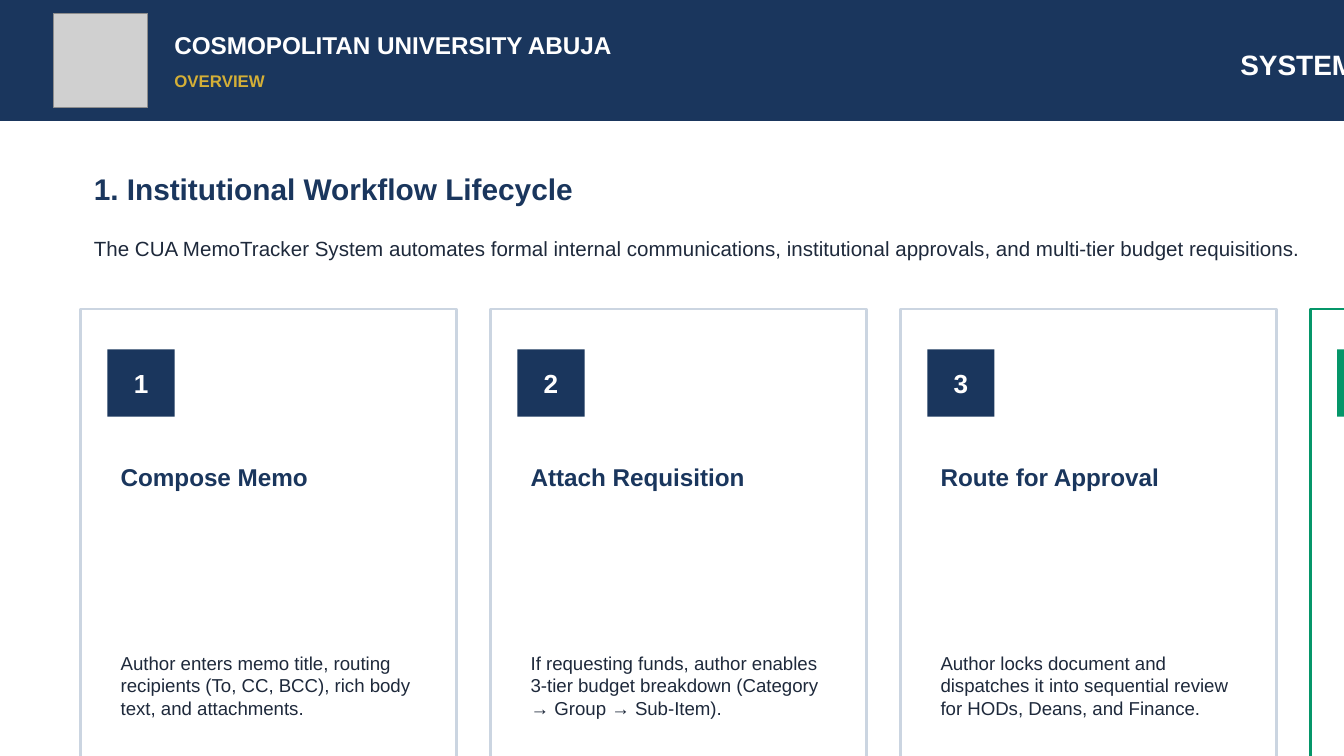
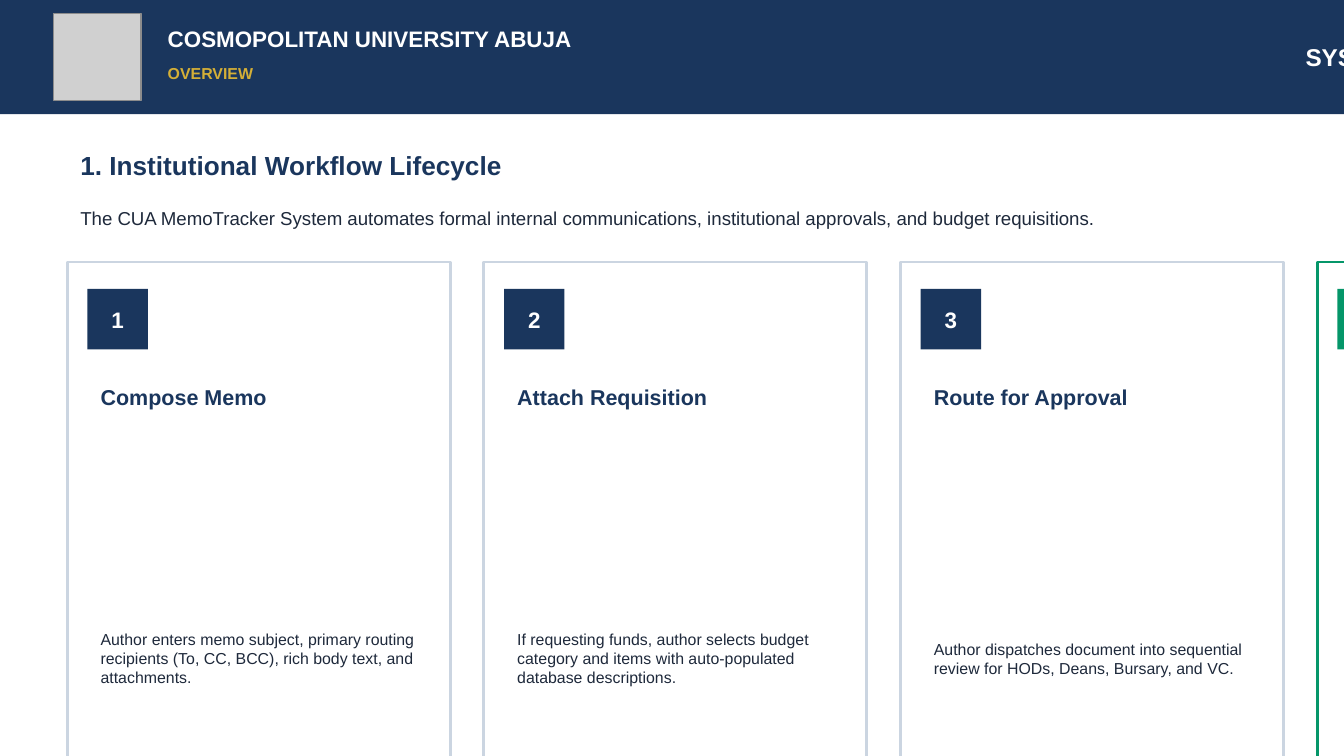
Before and after one commit to DevSadeeqSafana/CUA-MEMOTRACKER, a slide deck: slide 2 of public/CUAMemoTracker_User_Manual.pptx. Drawn at 1344x756 pixels with LibreOffice and Linux fonts; fonts in the diff are those of the drawing; grey boxes stand for pictures. Boxes give left, top, right and bottom in pixels: in the first picture for what was removed or moved away, otherwise in the second. Text is boxed around its words. In the diff, an @@ line names an element or a change of style, - is before the commit and + after.

```diff
--- a/public/CUAMemoTracker_User_Manual.pptx
+++ b/public/CUAMemoTracker_User_Manual.pptx
@@ rectangle: place and size @@
-rectangle at <box>0,0,1344,121</box>
+rectangle at <box>0,0,1344,114</box>
@@ picture: place and size @@
-picture at <box>54,13,148,108</box>
+picture at <box>54,13,141,101</box>
@@ text "COSMOPOLITAN UNIVERSITY ABUJA" at <box>168,31,571,48</box>: size 13 to 12 pt @@
@@ text "SYSTEM OVERVIEW & WORKFLOW": place and size @@
-text "SYSTEM OVERVIEW & WORKFLOW" at <box>1240,55,1344,76</box>
+text "SYSTEM OVERVIEW & WORKFLOW" at <box>941,27,1344,87</box>
@@ text "SYSTEM OVERVIEW & WORKFLOW" at <box>941,27,1344,87</box>: size 15 to 13 pt @@
@@ text "OVERVIEW" at <box>168,68,253,79</box>: size 9 to 8.5 pt @@
@@ text "1. Institutional Workflow Lifecycle": place and size @@
-text "1. Institutional Workflow Lifecycle" at <box>94,178,572,205</box>
+text "1. Institutional Workflow Lifecycle" at <box>80,156,501,180</box>
@@ text "1. Institutional Workflow Lifecycle" at <box>80,156,501,180</box>: size 16 to 14 pt @@
@@ text at <box>80,211,1094,229</box>: text changed; size 11 to 10 pt @@
-The CUA MemoTracker System automates formal internal communications, institutional approvals, and multi-tier budget requisitions.
+The CUA MemoTracker System automates formal internal communications, institutional approvals, and budget requisitions.
@@ rectangle: place and size @@
-rectangle at <box>81,309,457,756</box>
+rectangle at <box>67,262,450,756</box>
@@ rectangle: place and size @@
-rectangle at <box>491,309,867,756</box>
+rectangle at <box>484,262,867,756</box>
@@ rectangle: place and size @@
-rectangle at <box>900,309,1277,756</box>
+rectangle at <box>900,262,1284,756</box>
@@ rectangle: place and size @@
-rectangle at <box>1310,309,1344,756</box>
+rectangle at <box>1317,262,1344,756</box>
@@ size 14 to 12 pt in 4 elements at <box>1337,289,1344,349</box>, <box>945,312,957,329</box>, <box>528,312,540,328</box>, <box>111,312,123,328</box> @@
@@ text "1": place and size @@
-text "1" at <box>134,375,149,393</box>
+text "1" at <box>111,312,123,328</box>
@@ proportions changed in 4 elements at <box>1337,289,1344,349</box>, <box>921,289,981,349</box>, <box>504,289,564,349</box>, <box>87,289,148,349</box> @@
@@ rectangle: place and size @@
-rectangle at <box>108,349,175,417</box>
+rectangle at <box>87,289,148,349</box>
@@ text "2": place and size @@
-text "2" at <box>544,374,559,393</box>
+text "2" at <box>528,312,540,328</box>
@@ rectangle: place and size @@
-rectangle at <box>517,349,585,417</box>
+rectangle at <box>504,289,564,349</box>
@@ text "3": place and size @@
-text "3" at <box>954,374,969,394</box>
+text "3" at <box>945,312,957,329</box>
@@ rectangle: place and size @@
-rectangle at <box>927,349,995,417</box>
+rectangle at <box>921,289,981,349</box>
@@ text "4": place and size @@
-text "4" at <box>1337,349,1344,417</box>
+text "4" at <box>1337,289,1344,349</box>
@@ rectangle: place and size @@
-rectangle at <box>1337,349,1344,417</box>
+rectangle at <box>1337,289,1344,349</box>
@@ text "Compose Memo": place and size @@
-text "Compose Memo" at <box>121,469,308,491</box>
+text "Compose Memo" at <box>101,390,266,410</box>
@@ text "Attach Requisition": place and size @@
-text "Attach Requisition" at <box>531,468,745,491</box>
+text "Attach Requisition" at <box>517,389,707,410</box>
@@ text "Route for Approval": place and size @@
-text "Route for Approval" at <box>941,468,1159,491</box>
+text "Route for Approval" at <box>934,389,1127,410</box>
@@ size 13 to 11.5 pt in 4 elements at <box>934,389,1127,410</box>, <box>517,389,707,410</box>, <box>101,390,266,410</box>, <box>1337,370,1344,423</box> @@
@@ text "Executive Action": place and size @@
-text "Executive Action" at <box>1337,444,1344,511</box>
+text "Executive Action" at <box>1337,370,1344,423</box>
@@ text at <box>101,633,414,683</box>: text changed; size 10 to 8.5 pt @@
-Author enters memo title, routing recipients (To, CC, BCC), rich body text, and attachments.
+Author enters memo subject, primary routing recipients (To, CC, BCC), rich body text, and attachments.
@@ text at <box>517,633,809,687</box>: text changed; size 10 to 8.5 pt @@
-If requesting funds, author enables 3-tier budget breakdown (Category → Group → Sub-Item).
+If requesting funds, author selects budget category and items with auto-populated database descriptions.
@@ text at <box>934,643,1242,678</box>: text changed; size 10 to 8.5 pt @@
-Author locks document and dispatches it into sequential review for HODs, Deans, and Finance.
+Author dispatches document into sequential review for HODs, Deans, Bursary, and VC.
```
Also in this commit, not shown: 14 other slides changed, 21 other files.
